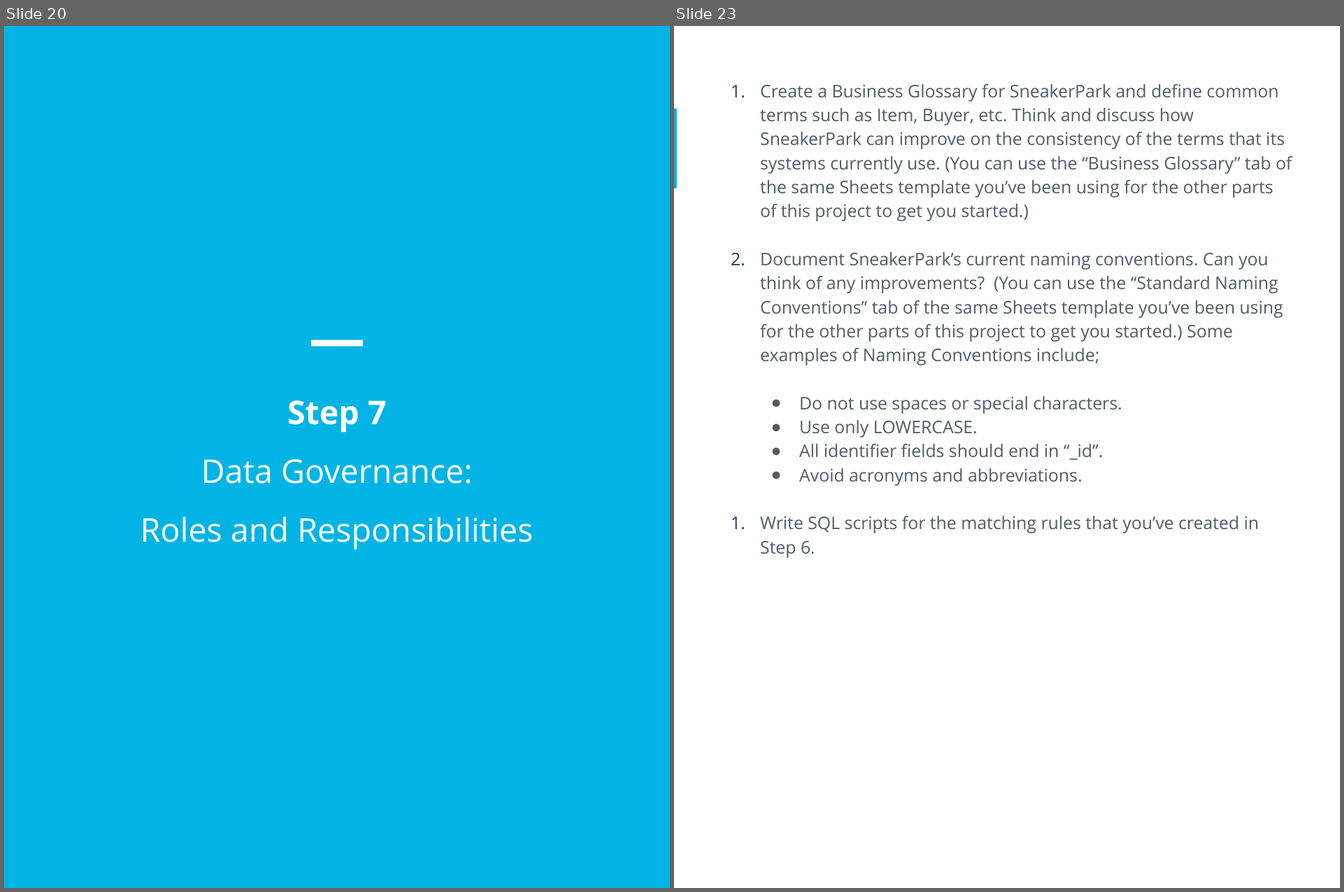
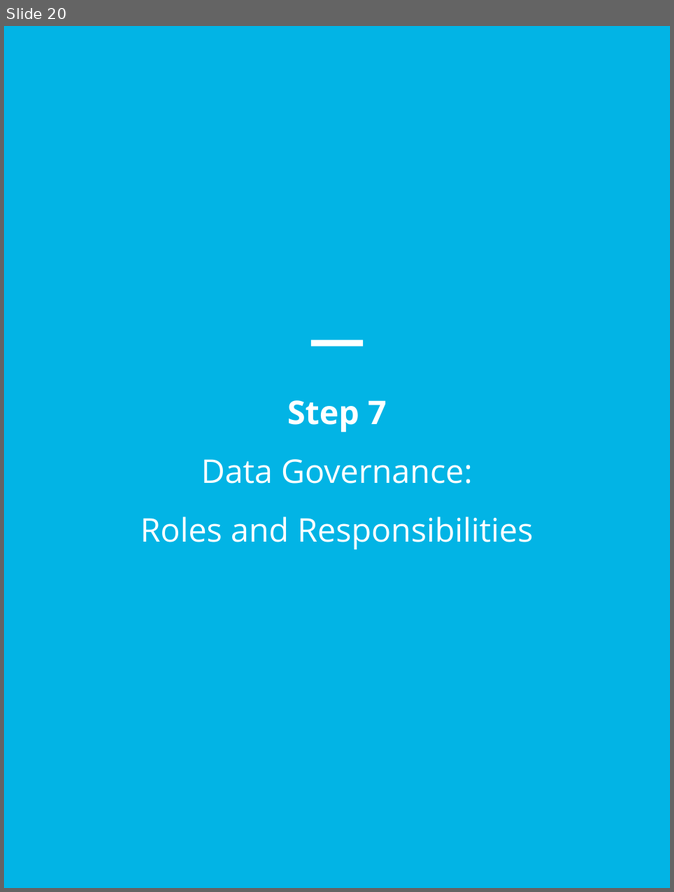
Before and after one commit to hereiamken/Udacity-Data-Architect, a slide deck: data-governance-at-sneaker-park/starter-template.pptx. Shown side by side, each under a label of ours: slides 20 and 23 before the commit, slide 20 after it; the slides between them are not shown. The pictures are 1344x892 and 674x892 pixels, drawn with LibreOffice and Linux fonts; fonts in the diff are those of the drawing. Boxes give left, top, right and bottom in pixels: in the first picture for what was removed or moved away, otherwise in the second. Text is boxed around its words. In the diff, an @@ line names an element or a change of style, - is before the commit and + after.

Commit message:
submit project 4

```diff
--- a/data-governance-at-sneaker-park/starter-template.pptx
+++ b/data-governance-at-sneaker-park/starter-template.pptx
@@ slide 23 removed at <box>674,26,1340,888</box>, background #FFFFFF @@
@@ text removed at <box>760,84,1292,558</box> @@
-1. Create a Business Glossary for SneakerPark and define common terms such as Item, Buyer, etc. Think and discuss how SneakerPark can improve on the consistency of the terms that its systems currently use. (You can use the “Business Glossary” tab of the same Sheets template you’ve been using for the other parts of this project to get you started.)
-2. Document SneakerPark’s current naming conventions. Can you think of any improvements? (You can use the “Standard Naming Conventions” tab of the same Sheets template you’ve been using for the other parts of this project to get you started.) Some examples of Naming Conventions include;
-● Do not use spaces or special characters.
-● Use only LOWERCASE.
-● All identifier fields should end in “_id”.
-● Avoid acronyms and abbreviations.
-1. Write SQL scripts for the matching rules that you’ve created in Step 6.
@@ rectangle removed at <box>674,109,677,188</box> @@
```
Also in this commit, not shown: 6 slides changed, 3 slides added, 4 other slides removed, 8 other files.
